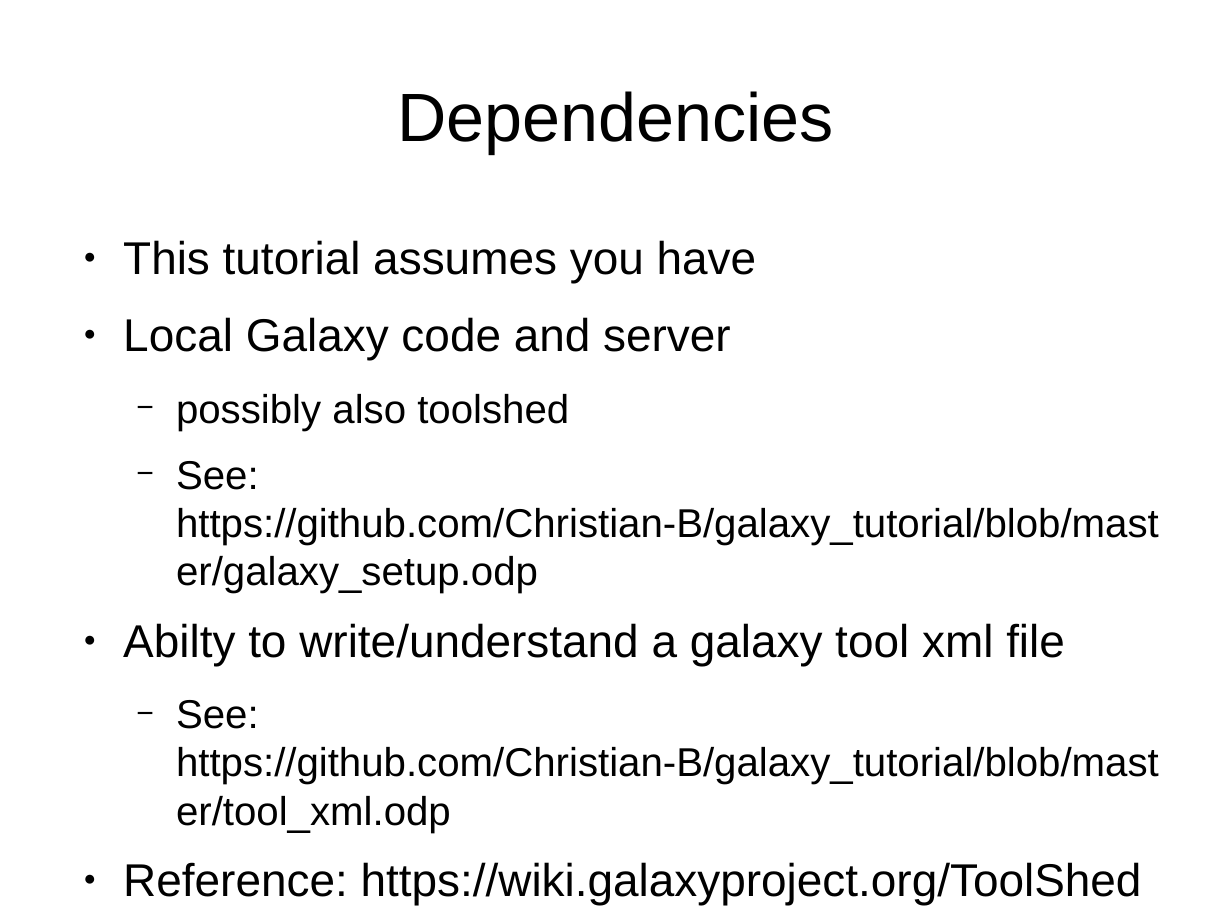
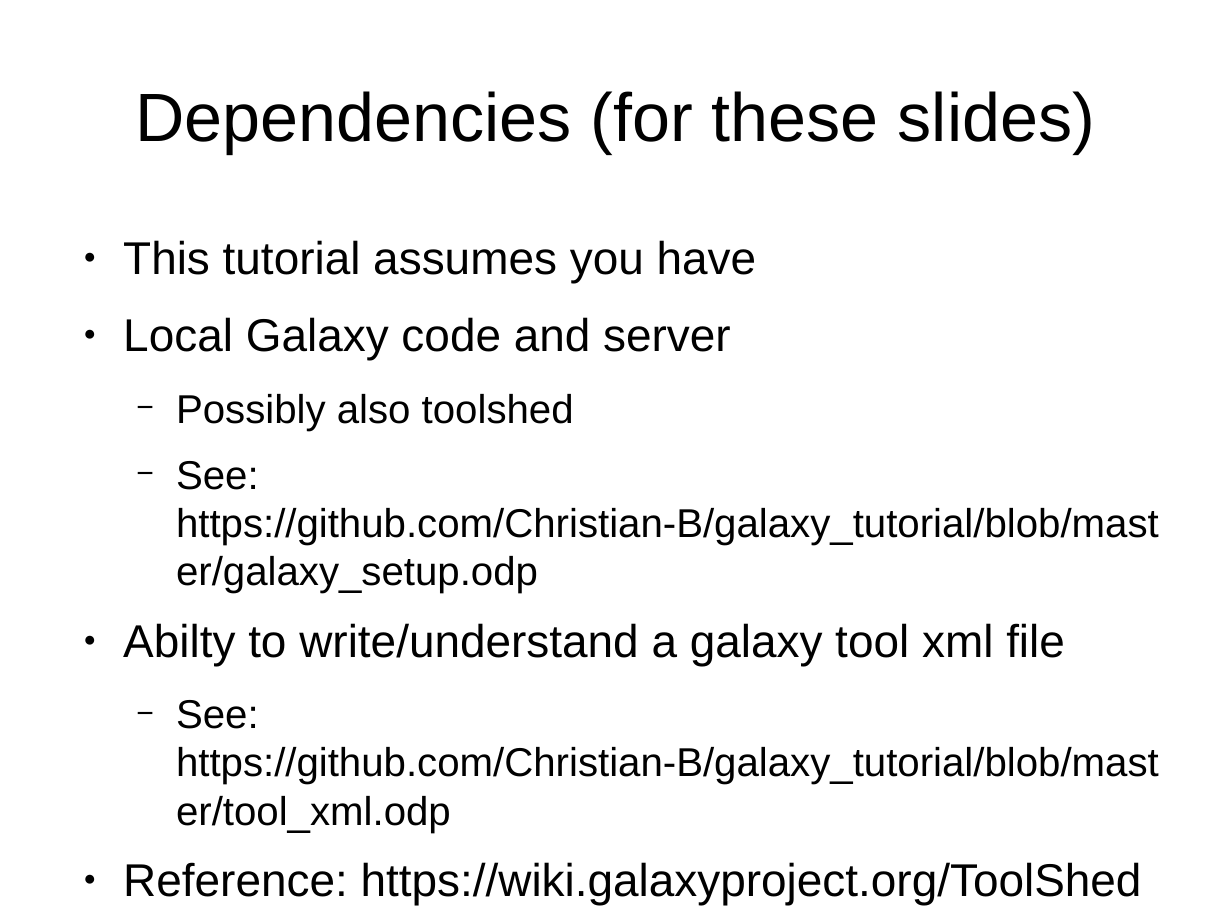
Before and after one commit to Christian-B/galaxy_tutorial, a slide deck: slide 2 of toolsheds.odp. Drawn at 1232x924 pixels with LibreOffice and Linux fonts; fonts in the diff are those of the drawing. Boxes give left, top, right and bottom in pixels: in the first picture for what was removed or moved away, otherwise in the second. Text is boxed around its words. In the diff, an @@ line names an element or a change of style, - is before the commit and + after.

Commit message:
minor changes

```diff
--- a/toolsheds.odp
+++ b/toolsheds.odp
@@ title at box(135, 91, 1095, 153): text changed @@
-Dependencies
+Dependencies (for these slides)
@@ text at box(176, 394, 574, 431): text changed @@
-  − possibly also toolshed
+  − Possibly also toolshed
```
